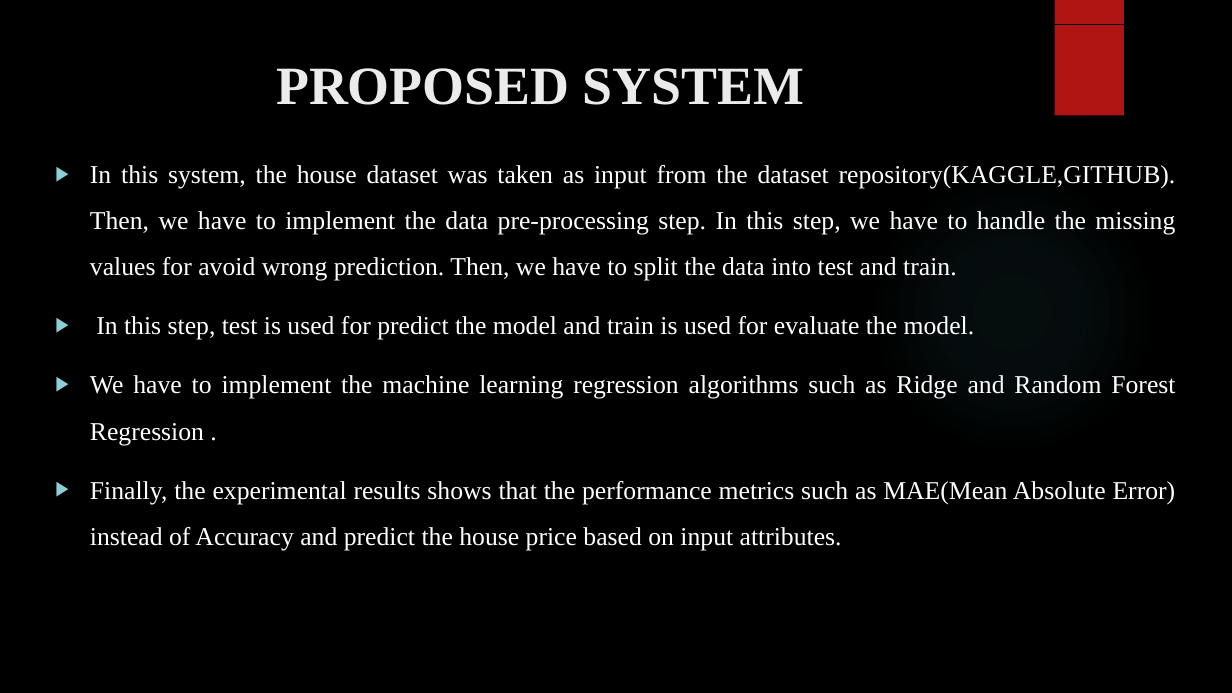
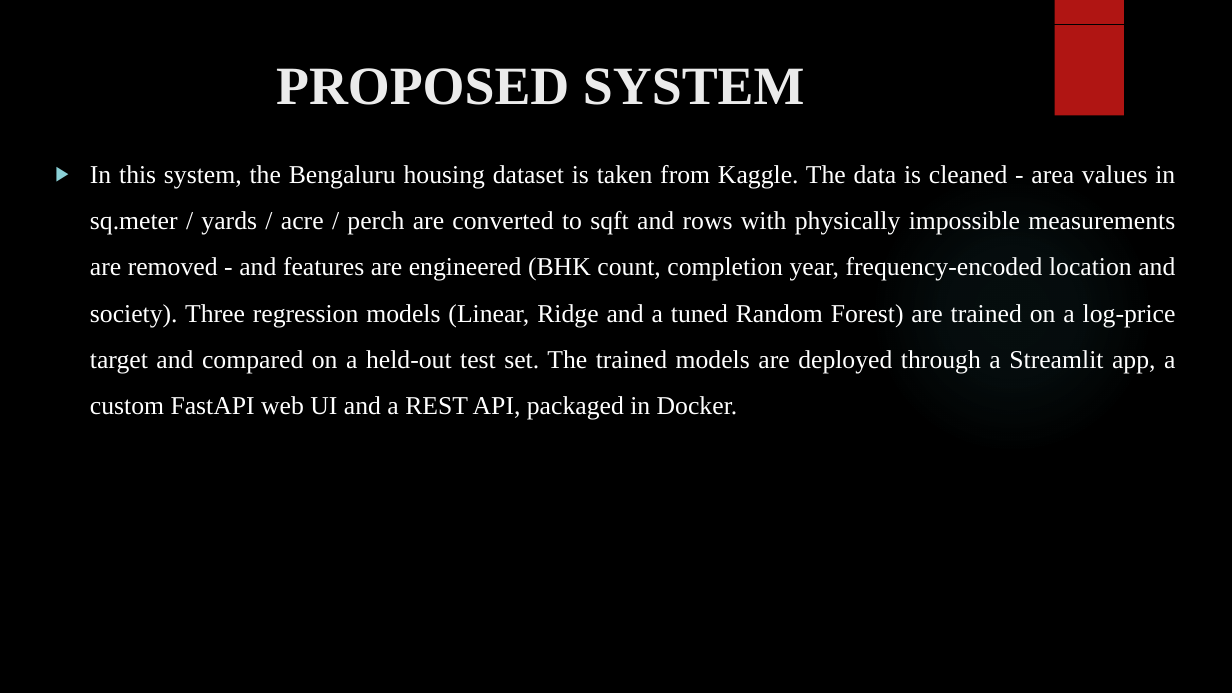
Before and after one commit to abustark/HOUSE-PRICE-PREDICTION-USING-MACHINE-LEARNING-ALGORITHMS, a slide deck: slide 6 of docs/House Price.pptx. Drawn at 1232x693 pixels with LibreOffice and Linux fonts; fonts in the diff are those of the drawing; background and template pictures are left out. Boxes give left, top, right and bottom in pixels: in the first picture for what was removed or moved away, otherwise in the second. Text is boxed around its words. In the diff, an @@ line names an element or a change of style, - is before the commit and + after.

```diff
--- a/docs/House Price.pptx
+++ b/docs/House Price.pptx
@@ text at <box>90,165,1176,420</box>: text changed @@
-▶ In this system, the house dataset was taken as input from the dataset repository(KAGGLE,GITHUB). Then, we have to implement the data pre-processing step. In this step, we have to handle the missing values for avoid wrong prediction. Then, we have to split the data into test and train.
-▶ In this step, test is used for predict the model and train is used for evaluate the model.
-▶ We have to implement the machine learning regression algorithms such as Ridge and Random Forest Regression .
-▶ Finally, the experimental results shows that the performance metrics such as MAE(Mean Absolute Error) instead of Accuracy and predict the house price based on input attributes.
+▶ In this system, the Bengaluru housing dataset is taken from Kaggle. The data is cleaned - area values in sq.meter / yards / acre / perch are converted to sqft and rows with physically impossible measurements are removed - and features are engineered (BHK count, completion year, frequency-encoded location and society). Three regression models (Linear, Ridge and a tuned Random Forest) are trained on a log-price target and compared on a held-out test set. The trained models are deployed through a Streamlit app, a custom FastAPI web UI and a REST API, packaged in Docker.
```
Also in this commit, not shown: 19 other slides changed, 1 slide added, 1 slide removed, 1 other file.
